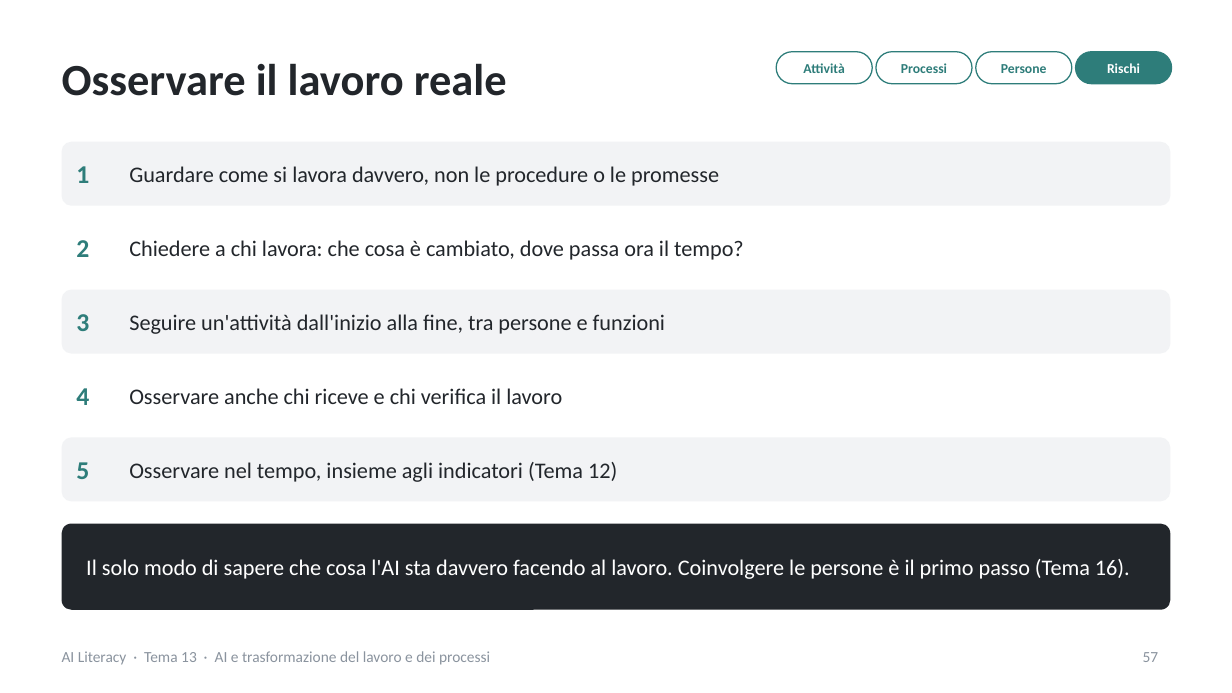
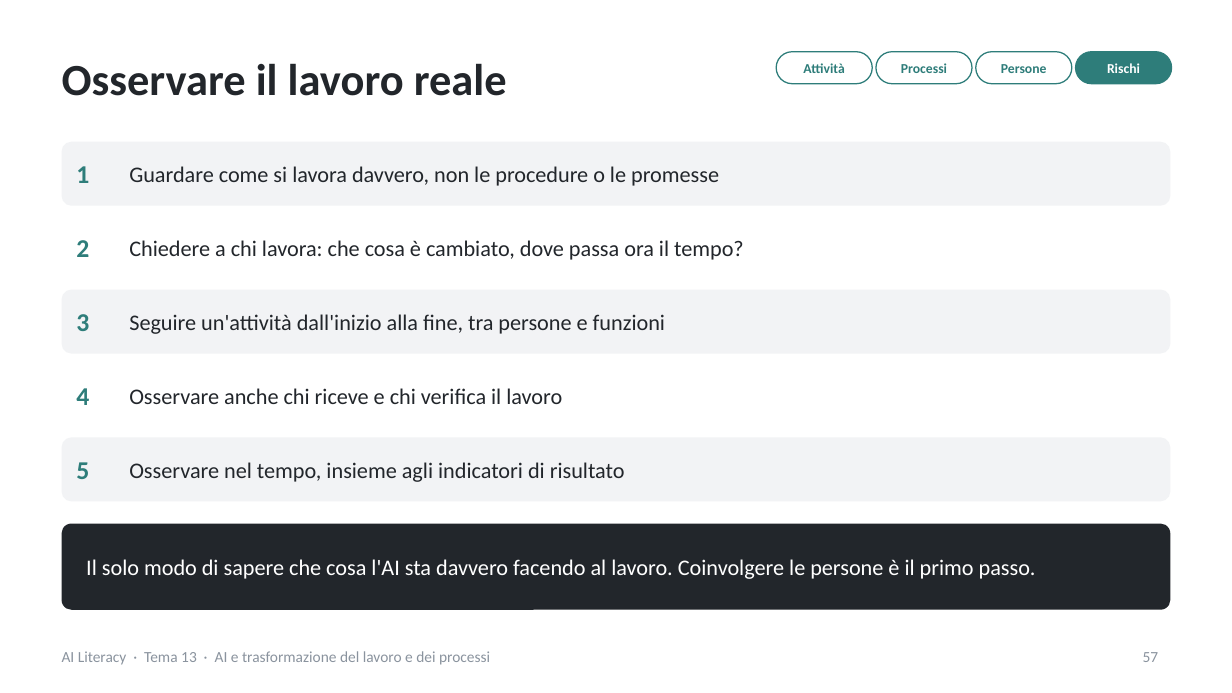
Before and after one commit to NetAi-IT/Formazione-AI-Literacy-Official, a slide deck: slide 57 of Base/Tema13_AI_trasformazione_lavoro_processi.pptx. Drawn at 1232x693 pixels with LibreOffice and Linux fonts; fonts in the diff are those of the drawing. Boxes give left, top, right and bottom in pixels: in the first picture for what was removed or moved away, otherwise in the second. Text is boxed around its words. In the diff, an @@ line names an element or a change of style, - is before the commit and + after.

```diff
--- a/Base/Tema13_AI_trasformazione_lavoro_processi.pptx
+++ b/Base/Tema13_AI_trasformazione_lavoro_processi.pptx
@@ text at (129,462,625,482): text changed @@
-Osservare nel tempo, insieme agli indicatori (Tema 12)
+Osservare nel tempo, insieme agli indicatori di risultato
@@ text at (86,559,1036,579): text changed @@
-Il solo modo di sapere che cosa l'AI sta davvero facendo al lavoro. Coinvolgere le persone è il primo passo (Tema 16).
+Il solo modo di sapere che cosa l'AI sta davvero facendo al lavoro. Coinvolgere le persone è il primo passo.
```
Also in this commit, not shown: 17 other slides changed, 1 slide added, 12 other files.
